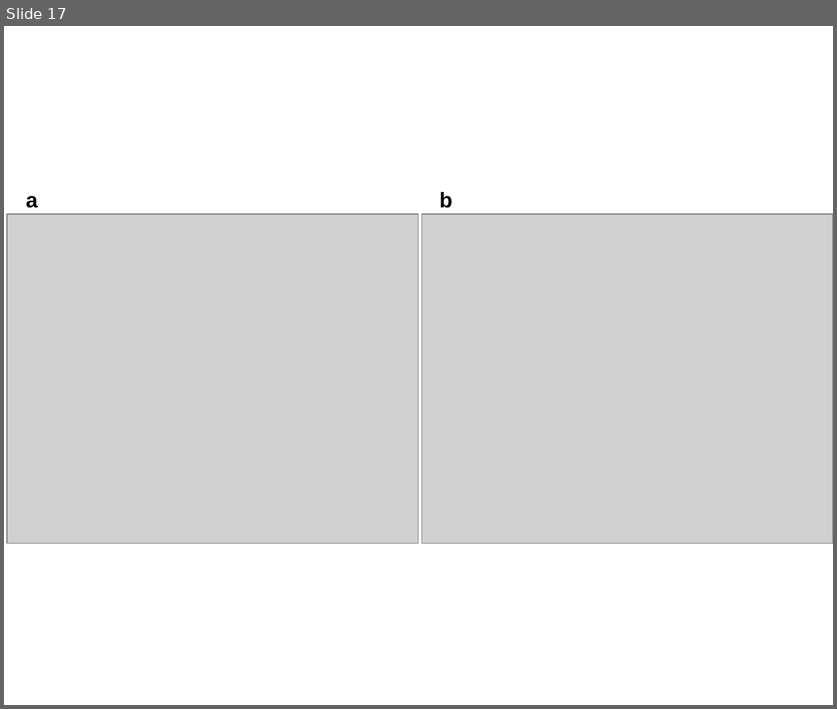
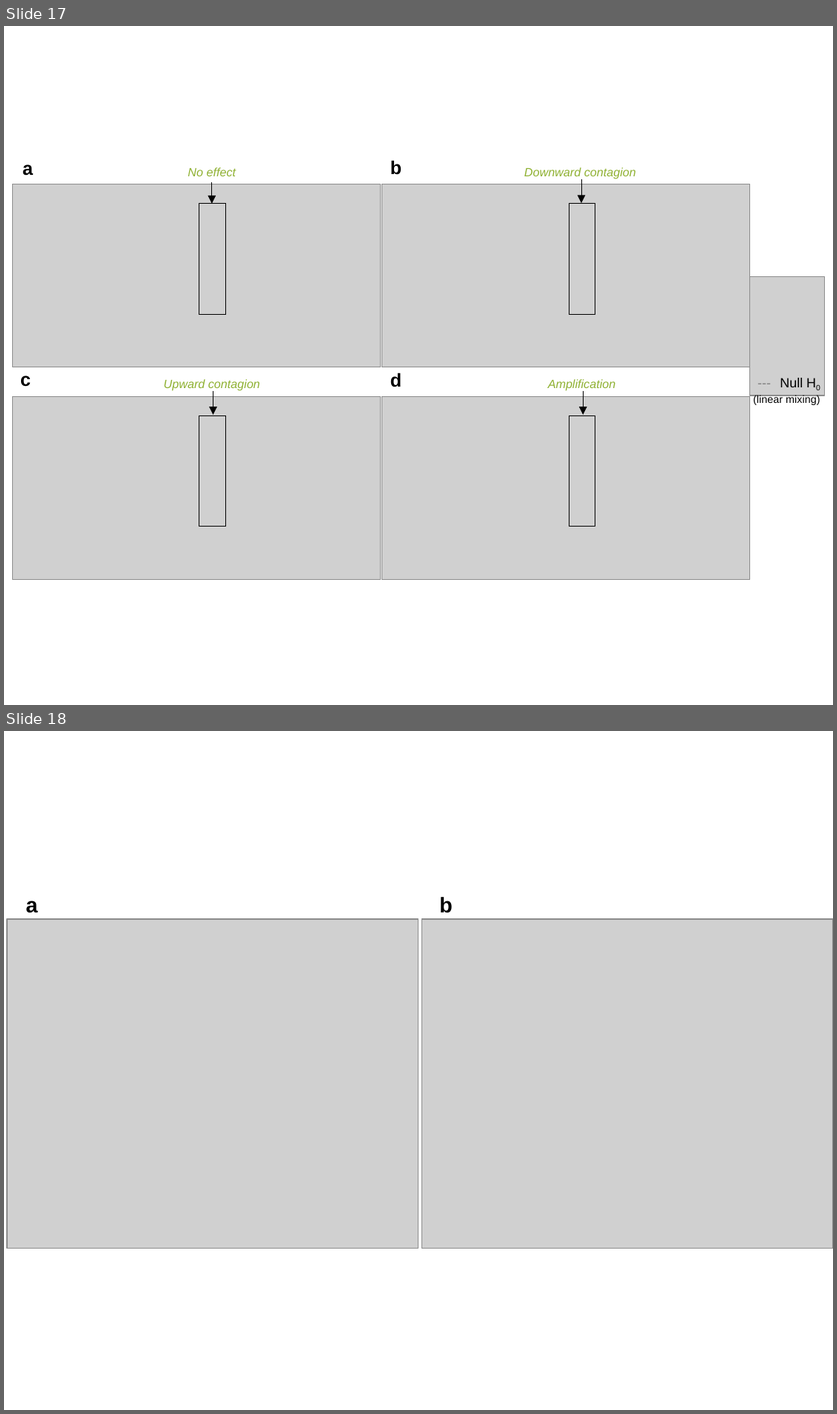
Before and after one commit to marikawakatsu/mixing-model, a slide deck: slides/figures_191206.pptx. Shown one above the other, each under a label of ours: slide 17 before the commit, slides 17 and 18 after it. The pictures are 837x709 and 837x1414 pixels, drawn with LibreOffice and Linux fonts; fonts in the diff are those of the drawing; grey boxes stand for pictures. Boxes give left, top, right and bottom in pixels: in the first picture for what was removed or moved away, otherwise in the second. Text is boxed around its words. In the diff, an @@ line names an element or a change of style, - is before the commit and + after.

```diff
--- a/slides/figures_191206.pptx
+++ b/slides/figures_191206.pptx
@@ slide 17 added at <box>4,26,833,705</box>, background #FFFFFF @@
@@ text added at <box>22,164,33,175</box>, 14 pt, text #000000, bold @@
+a
@@ text added at <box>188,167,236,176</box>, 9 pt, text #8FB132, italic @@
+No effect
@@ text added at <box>390,160,401,175</box>, 14 pt, text #000000, bold @@
+b
@@ text added at <box>524,167,636,179</box>, 9 pt, text #8FB132, italic @@
+Downward contagion
@@ arrow added from (581, 179) to (581, 203), #000000 0.5 pt @@
@@ picture added at <box>13,184,380,366</box> @@
@@ rectangle added at <box>199,203,226,314</box>, outline #000000 0.5 pt @@
@@ arrow added from (212, 182) to (212, 203), #000000 0.5 pt @@
@@ picture added at <box>382,184,749,366</box> @@
@@ rectangle added at <box>569,203,595,314</box>, outline #000000 0.5 pt @@
@@ picture added at <box>749,277,824,395</box> @@
@@ text added at <box>20,375,31,386</box>, 14 pt, text #000000, bold @@
+c
@@ text added at <box>164,379,260,391</box>, 9 pt, text #8FB132, italic @@
+Upward contagion
@@ text added at <box>390,372,401,387</box>, 14 pt, text #000000, bold @@
+d
@@ text added at <box>548,379,616,391</box>, 9 pt, text #8FB132, italic @@
+Amplification
@@ text added at <box>753,378,819,405</box>, 8 pt, text #000000 @@
+--- Null H0
+(linear mixing)
@@ picture added at <box>13,397,380,580</box> @@
@@ arrow added from (213, 391) to (213, 414), #000000 0.5 pt @@
@@ picture added at <box>382,397,749,580</box> @@
@@ arrow added from (583, 391) to (583, 414), #000000 0.5 pt @@
@@ rectangle added at <box>199,415,226,526</box>, outline #000000 0.5 pt @@
@@ rectangle added at <box>569,415,595,526</box>, outline #000000 0.5 pt @@
@@ what was slide 17 is now slide 18 @@
```
Also in this commit, not shown: 1 slide changed, 12 other files.
